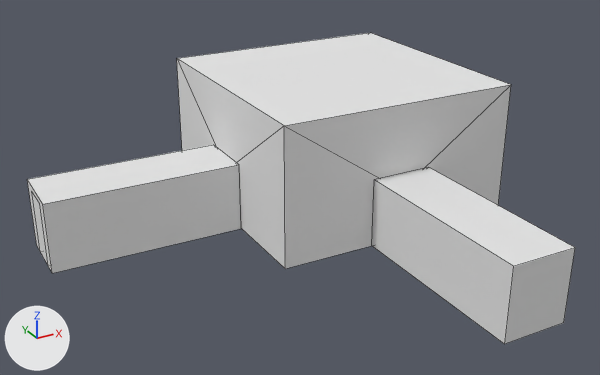
The Blender file DyNaDeMo/assets/Textures/DoorLeft.blend as it was, and as the next commit left it.
Both versions are drawn from a 50 mm lens placed at (-6.93, -11.41, 5.95), pointed at (-0.97, -0.58, 0.53). Arrows for +X, +Y and +Z are at lower left; the lights stay in place. Mesh edges are drawn as thin lines.

Objects in the first picture: 'BlankDoor', 'Corridor', 'CorridorRIght', 'Plane'.
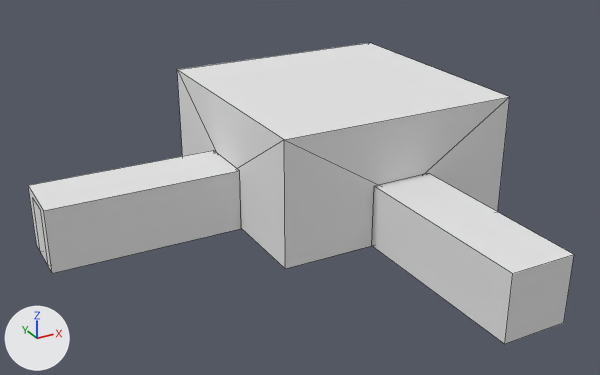
Boxes [x1, y1, x2, y2] around the edits, measured in the pictures (600 x 375 px):
'Plane', mesh rescaled: before [177, 33, 511, 269]; after [177, 43, 510, 269]
'CorridorRIght', mesh rescaled: before [372, 168, 575, 344]; after [372, 174, 574, 344]
'Corridor', mesh rescaled: before [27, 145, 241, 273]; after [28, 150, 241, 273]
'BlankDoor', moved (not visible afterwards): before [32, 193, 48, 265]

What changed in the scene script:
```text
Change me_plane_003:
    where me_plane_003.from_pydata(...)  # 20 vertices, 12 faces; spans x -1.0..1.0, y -1.0..1.0, z 0.0..2.2
    used by ob_plane; location = (0.0, 0.0, 0.0); scale = (2.0, 2.0, 1.0)
    me_plane_003 part 1: the whole mesh is scaled about the mesh origin by (1, 1, 0.908)
Change me_plane:
    where me_plane.from_pydata(...)  # 12 vertices, 8 faces; spans x -1.0..1.0, y -1.0..1.0, z 0.0..1.1
    used by ob_corridorright; location = (0.0, -3.5, 0.0); rotation_euler = (0.0, 0.0, 1.571), in degrees (0, 0, 90); scale = (1.5, 0.5, 1.0)
    me_plane part 2: the whole mesh is scaled about the mesh origin by (1, 1, 0.907)
Change me_plane_002:
    where me_plane_002.from_pydata(...)  # 12 vertices, 8 faces; spans x -1.0..1.0, y -1.0..1.0, z 0.0..1.1
    used by ob_corridor; location = (-3.5, 0.0, 0.0); scale = (1.5, 0.5, 1.0)
    me_plane_002 part 3: the whole mesh is scaled about the mesh origin by (1, 1, 0.907)
Change ob_blankdoor:
    remove ob_blankdoor.parent = ob_corridor
    remove ob_blankdoor.matrix_parent_inverse = Matrix(((0.667, 0.0, 0.0, 2.333), (0.0, 2.0, 0.0, 0.0), (0.0, 0.0, 1.0, 0.0), (0.0, 0.0, 0.0, 1.0)))
```
